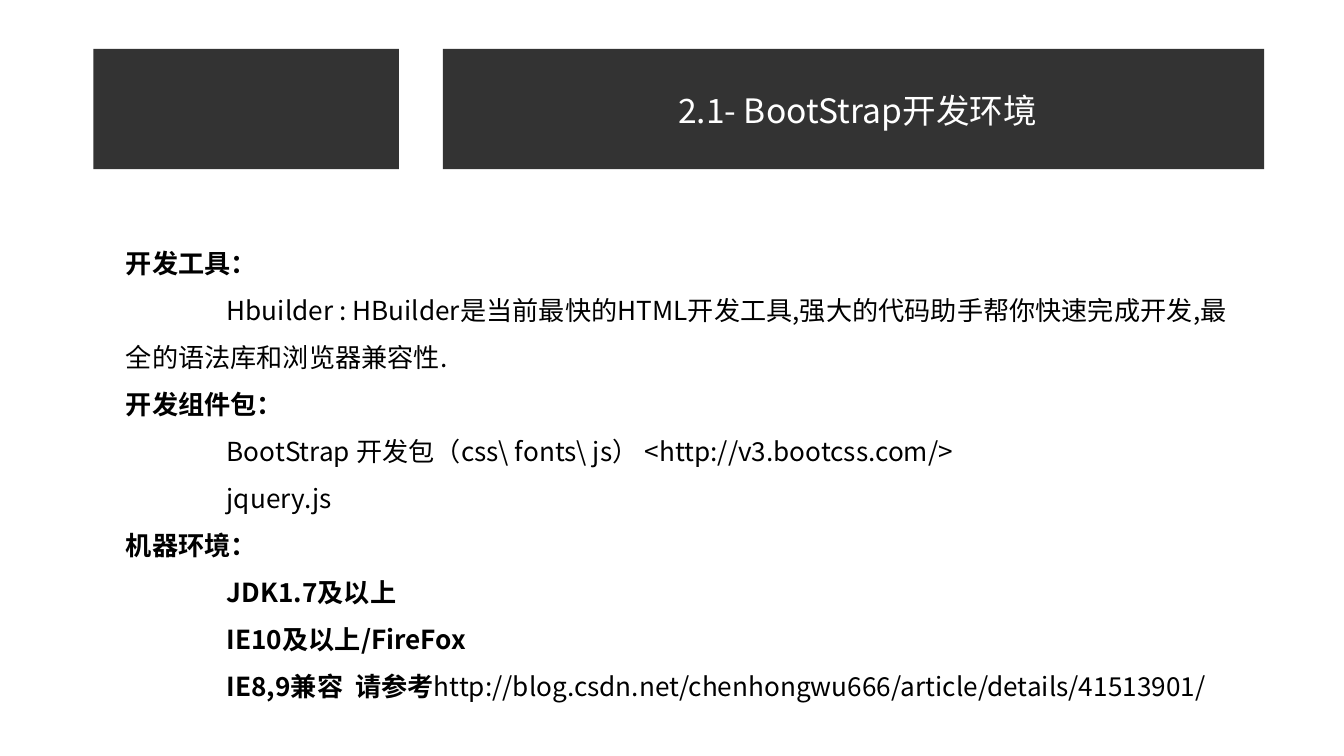
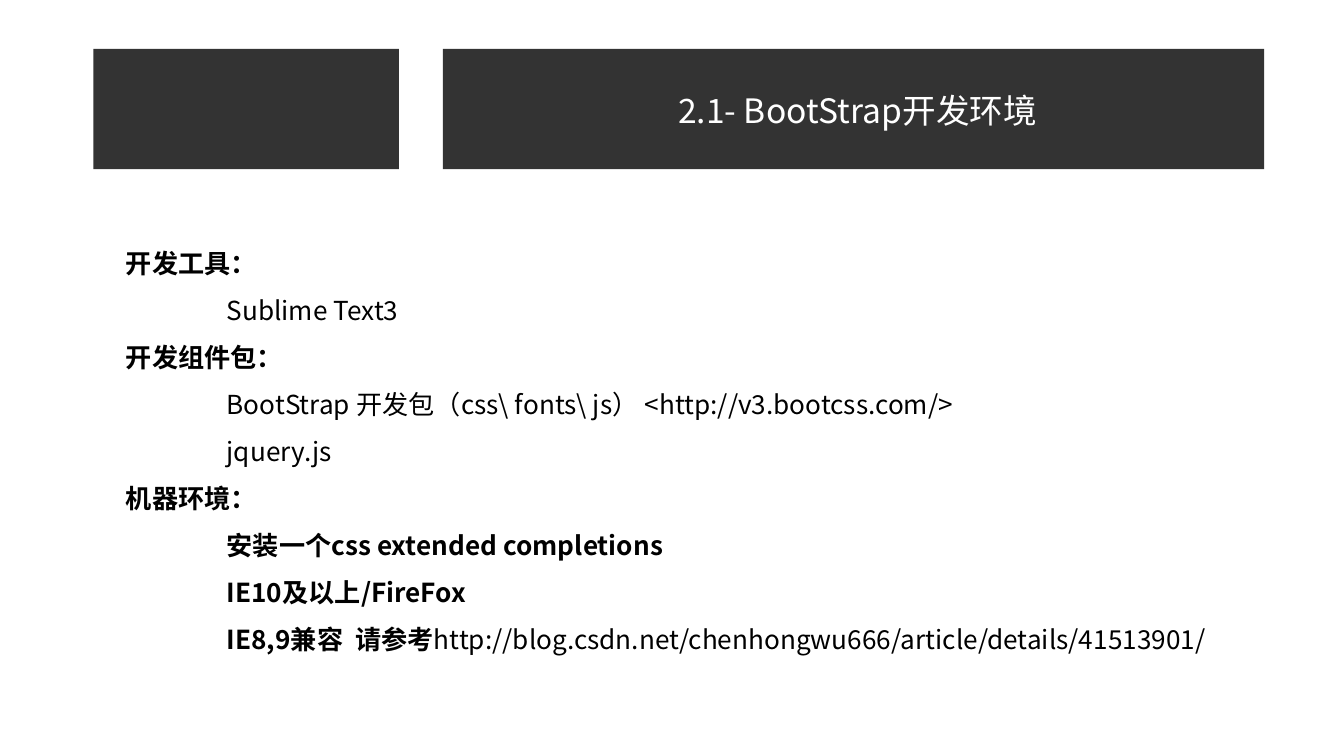
Before and after one commit to lovewula/one_month, a slide deck: slide 6 of bootstarp/BootStrap实战【潭州学院】.ppt (slide 7 before the commit). Drawn at 1344x756 pixels with LibreOffice and Linux fonts; fonts in the diff are those of the drawing; background and template pictures are left out. Boxes give left, top, right and bottom in pixels: in the first picture for what was removed or moved away, otherwise in the second. Text is boxed around its words. In the diff, an @@ line names an element or a change of style, - is before the commit and + after.

Commit message:
update ppt win7

```diff
--- a/bootstarp/BootStrap实战【潭州学院】.ppt
+++ b/bootstarp/BootStrap实战【潭州学院】.ppt
@@ text at <box>227,299,399,321</box>: text changed @@
-Hbuilder : HBuilder是当前最快的HTML开发工具,强大的代码助手帮你快速完成开发,最全的语法库和浏览器兼容性.
+Sublime Text3
@@ text at <box>227,532,663,561</box>: text changed @@
-JDK1.7及以上
+安装一个css extended completions
```
Also in this commit, not shown: 2 other slides changed, 2 slides removed.
